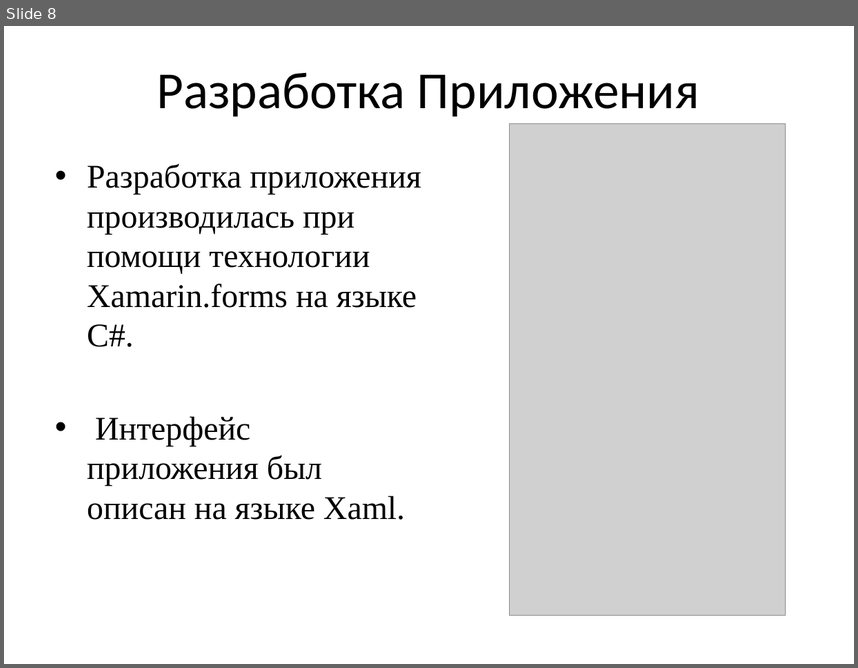
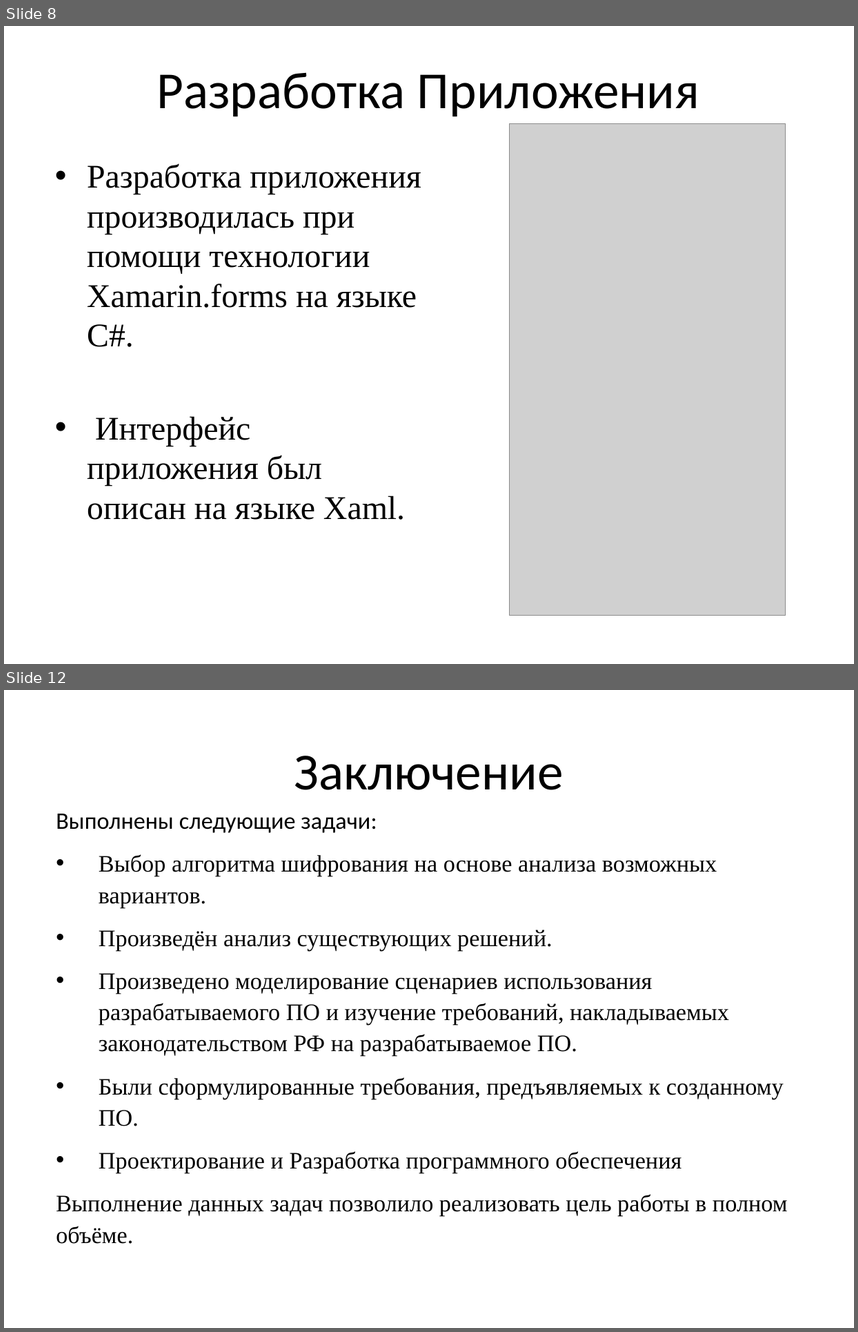
Before and after one commit to noob001/Diplom, a slide deck: Диплом.pptx. Shown one above the other, each under a label of ours: slide 8 before the commit, slides 8 and 12 after it; the slides between them are not shown. The pictures are 858x668 and 858x1332 pixels, drawn with LibreOffice and Linux fonts; fonts in the diff are those of the drawing; grey boxes stand for pictures. Boxes give left, top, right and bottom in pixels: in the first picture for what was removed or moved away, otherwise in the second. Text is boxed around its words. In the diff, an @@ line names an element or a change of style, - is before the commit and + after.

```diff
--- a/Диплом.pptx
+++ b/Диплом.pptx
@@ slide 12 added at (x1=4, y1=690, x2=854, y2=1328), background #FFFFFF @@
@@ title added at (x1=294, y1=756, x2=564, y2=790), 44 pt, text #000000 @@
+Заключение
@@ text added at (x1=56, y1=814, x2=788, y2=1243), 20 pt, text #000000 @@
+Выполнены следующие задачи:
+• Выбор алгоритма шифрования на основе анализа возможных вариантов.
+• Произведён анализ существующих решений.
+• Произведено моделирование сценариев использования разрабатываемого ПО и изучение требований, накладываемых законодательством РФ на разрабатываемое ПО.
+• Были сформулированные требования, предъявляемых к созданному ПО.
+• Проектирование и Разработка программного обеспечения
+Выполнение данных задач позволило реализовать цель работы в полном объёме.
```
Also in this commit, not shown: 1 slide changed, 2 other slides added, 1 slide removed.
